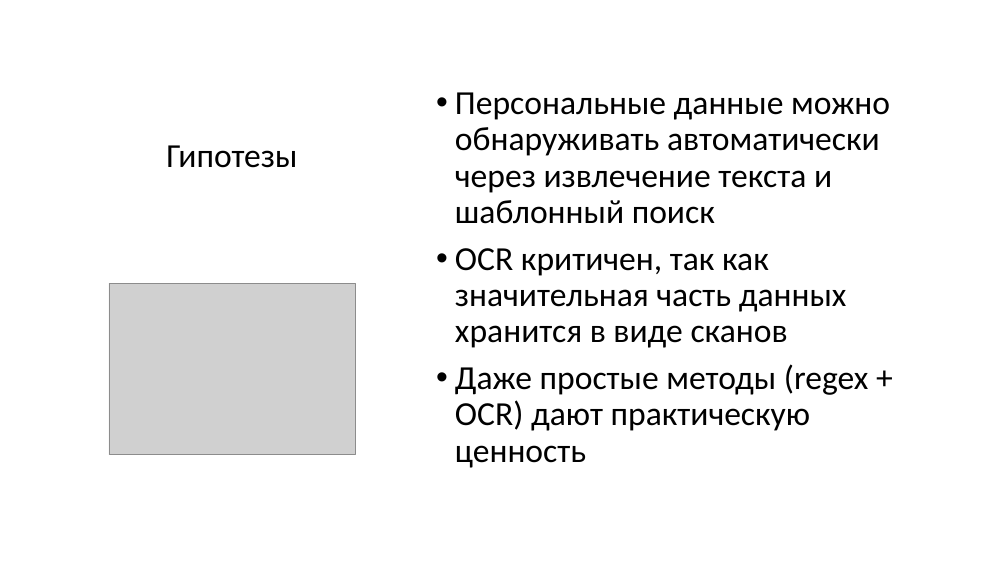
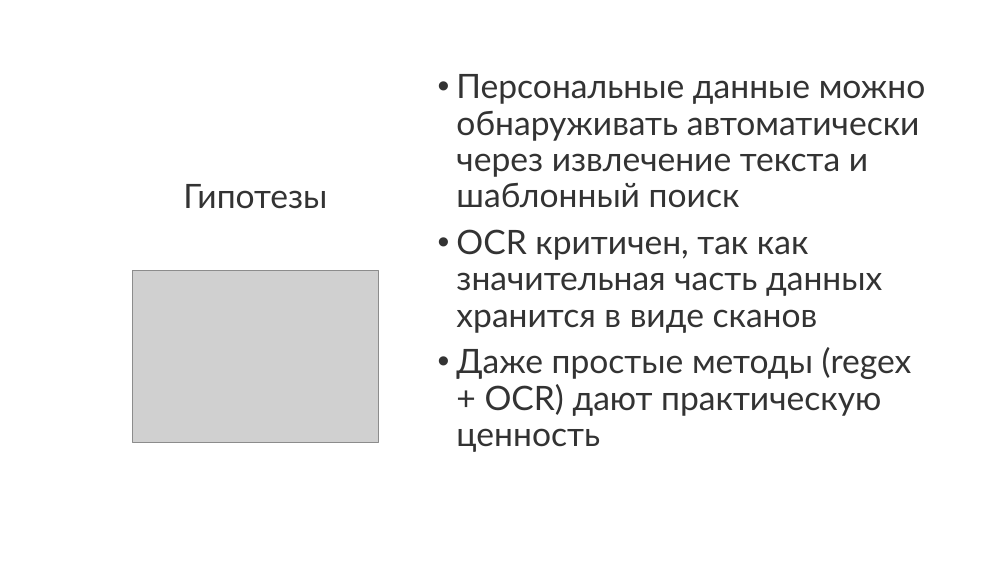
Before and after one commit to IndesFormao/Hackaton_2026_KK, a slide deck: slide 4 of Hakaton_KK.pptx. Drawn at 1008x567 pixels with LibreOffice and Linux fonts; fonts in the diff are those of the drawing; grey boxes stand for pictures. Boxes give left, top, right and bottom in pixels: in the first picture for what was removed or moved away, otherwise in the second. Text is boxed around its words. In the diff, an @@ line names an element or a change of style, - is before the commit and + after.

```diff
--- a/Hakaton_KK.pptx
+++ b/Hakaton_KK.pptx
@@ text "Персональные данные можно обнаруживать автоматически ...": place and size @@
-text "Персональные данные можно обнаруживать автоматически ..." at [455,92,890,468]
+text "Персональные данные можно обнаруживать автоматически ..." at [456,74,926,452]
@@ text "Персональные данные можно обнаруживать автоматически ..." at [456,74,926,452]: font Calibri to Lato, text colour #000000 to #333333 @@
@@ title "Гипотезы" at [183,184,327,209]: font Calibri to Lato, text colour #000000 to #333333 @@
@@ title "Гипотезы": place and size @@
-title "Гипотезы" at [166,145,297,168]
+title "Гипотезы" at [183,184,327,209]
@@ picture: place and size @@
-picture at [109,283,355,454]
+picture at [132,271,378,442]
```
Also in this commit, not shown: 12 other slides changed.
